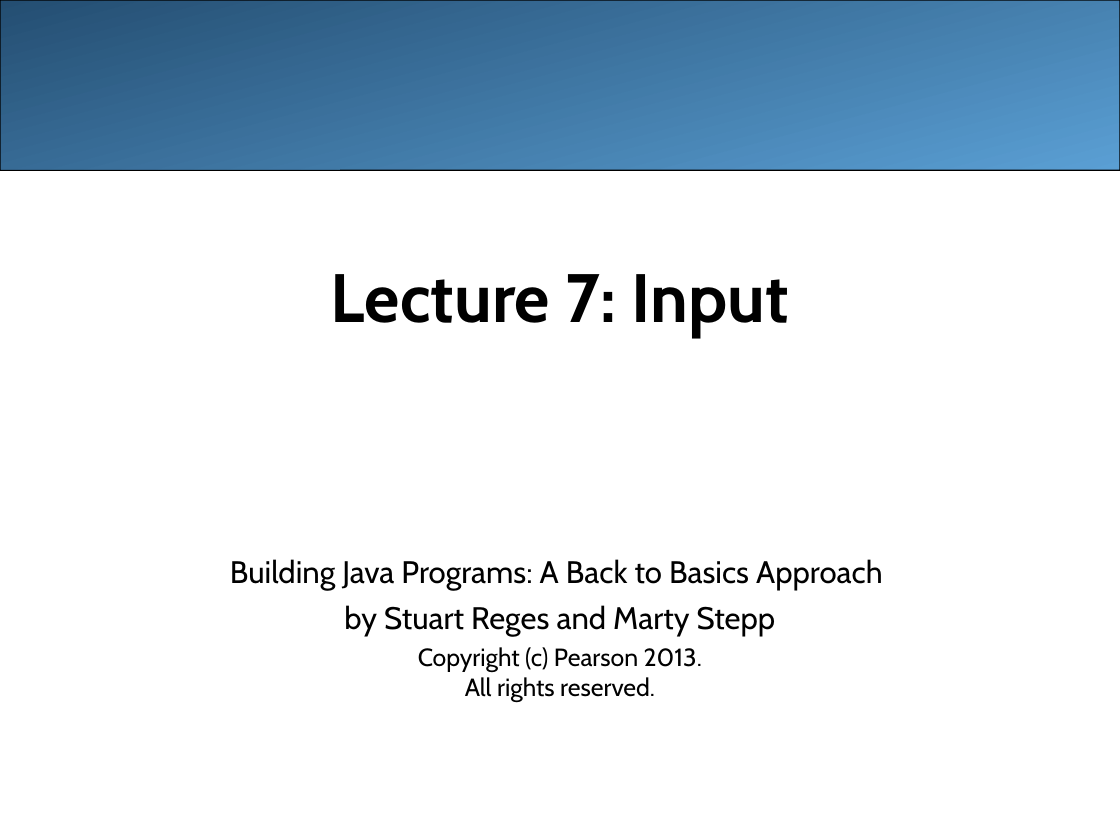
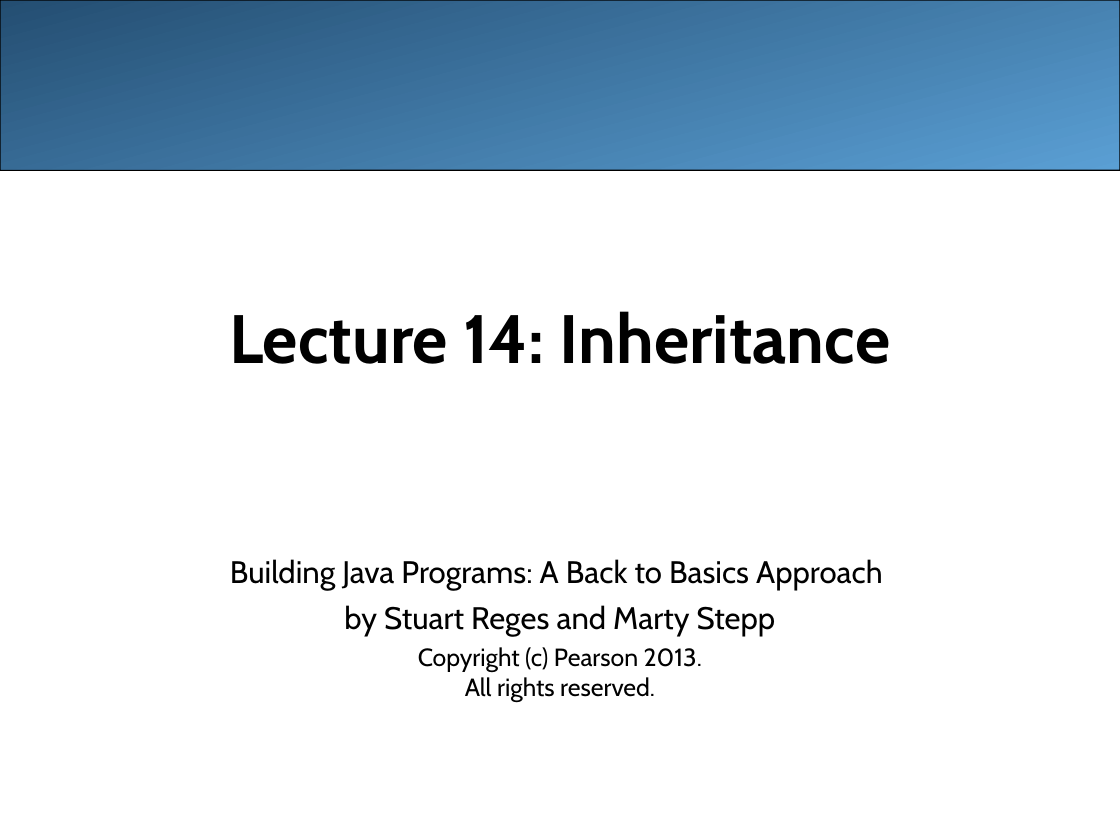
Before and after one commit to LongBaoNguyen/longbaonguyen.github.io, a slide deck: slide 1 of courses/apcsa/lecture14.ppt. Drawn at 1120x840 pixels with LibreOffice and Linux fonts; fonts in the diff are those of the drawing. Boxes give left, top, right and bottom in pixels: in the first picture for what was removed or moved away, otherwise in the second. Text is boxed around its words. In the diff, an @@ line names an element or a change of style, - is before the commit and + after.

Commit message:
inheritance

```diff
--- a/courses/apcsa/lecture14.ppt
+++ b/courses/apcsa/lecture14.ppt
@@ title at box(229, 311, 890, 364): text changed @@
-Lecture 7: Input
+Lecture 14: Inheritance
```
Also in this commit, not shown: 1 other slide changed, 21 slides added, 34 slides removed, 27 other files.
